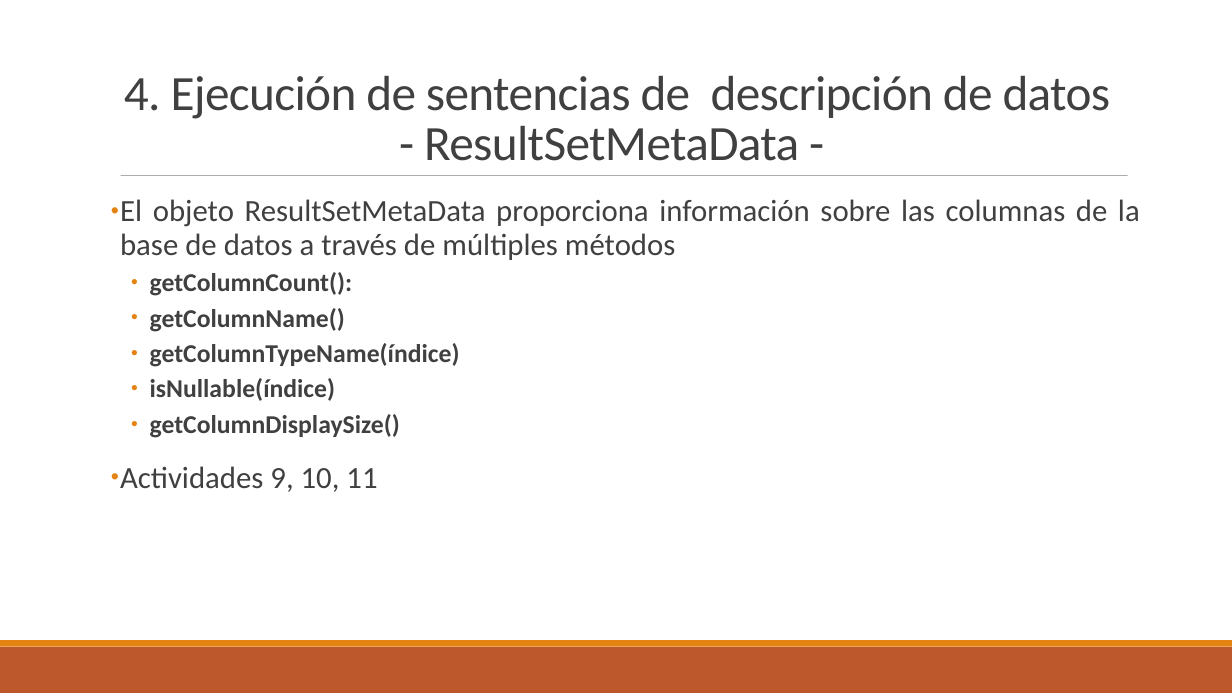
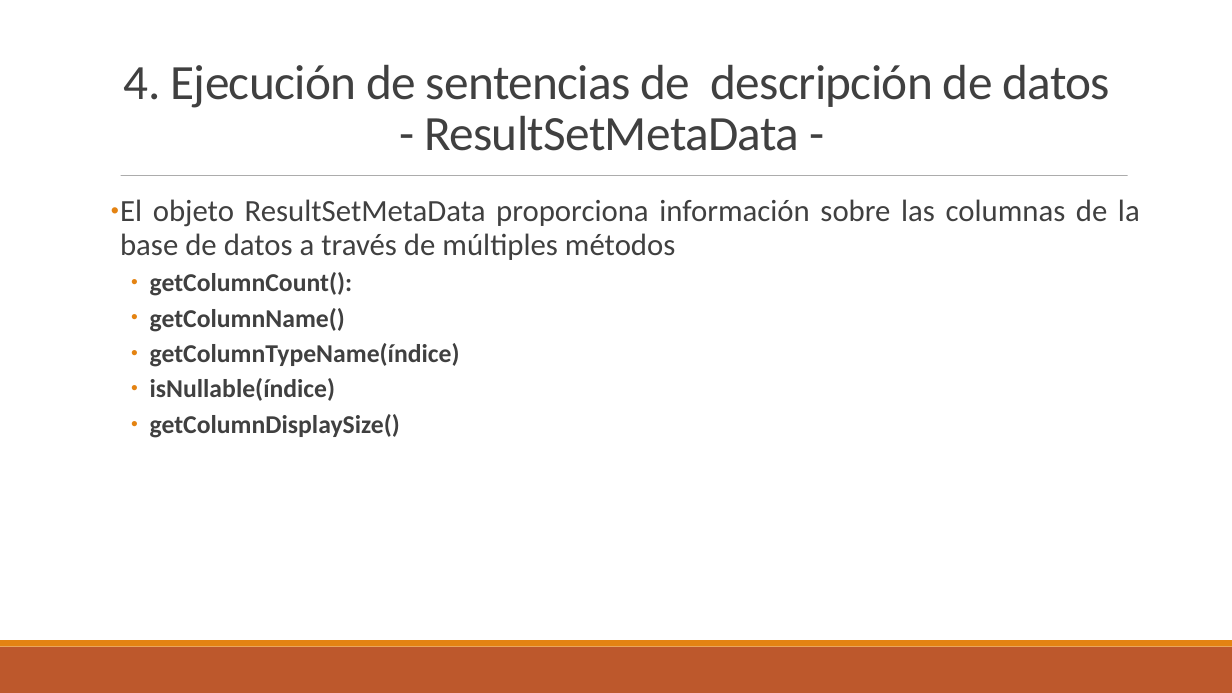
Before and after one commit to DanielTamargo/AD-Ion, a slide deck: slide 45 of UD2-Manejo_de_conectores.pptx. Drawn at 1232x693 pixels with LibreOffice and Linux fonts; fonts in the diff are those of the drawing. Boxes give left, top, right and bottom in pixels: in the first picture for what was removed or moved away, otherwise in the second. Text is boxed around its words. In the diff, an @@ line names an element or a change of style, - is before the commit and + after.

```diff
--- a/UD2-Manejo_de_conectores.pptx
+++ b/UD2-Manejo_de_conectores.pptx
@@ text "4. Ejecución de sentencias de ...": place and size @@
-text "4. Ejecución de sentencias de ..." at bbox=[124, 75, 1111, 161]
+text "4. Ejecución de sentencias de ..." at bbox=[124, 64, 1111, 151]
@@ text at bbox=[120, 466, 377, 492]: paragraph removed @@
-• Actividades 9, 10, 11
```
Also in this commit, not shown: 4 other slides changed, 2 slides added, 1 slide removed.
